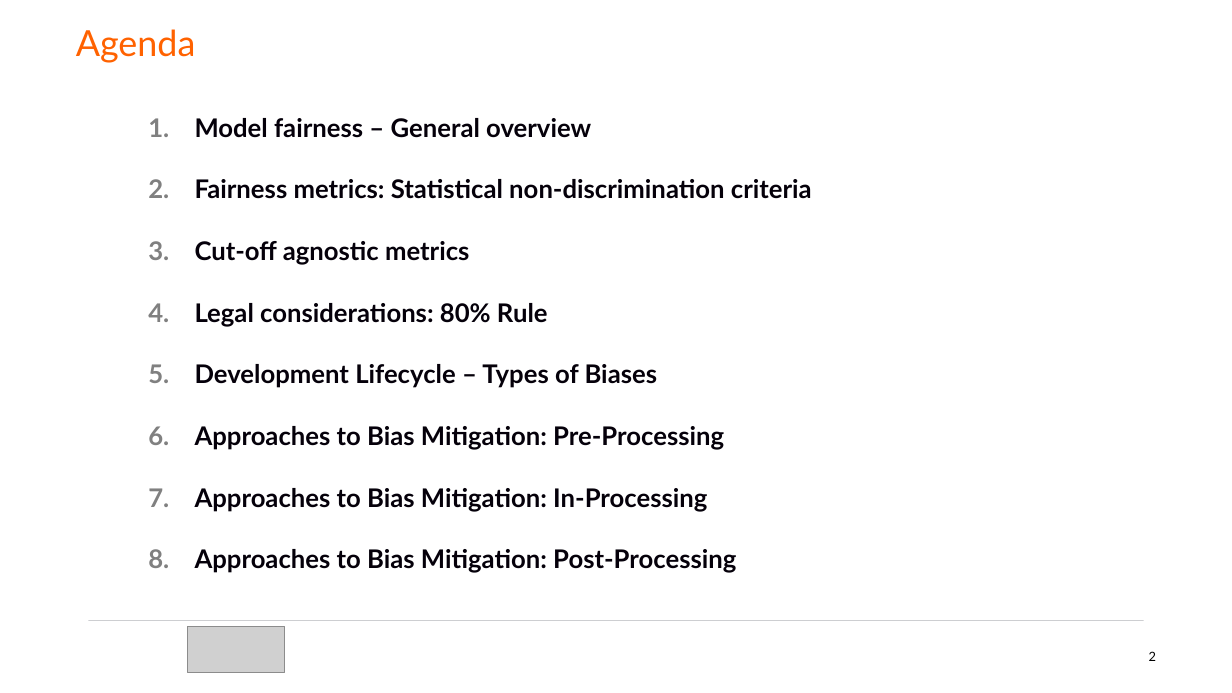
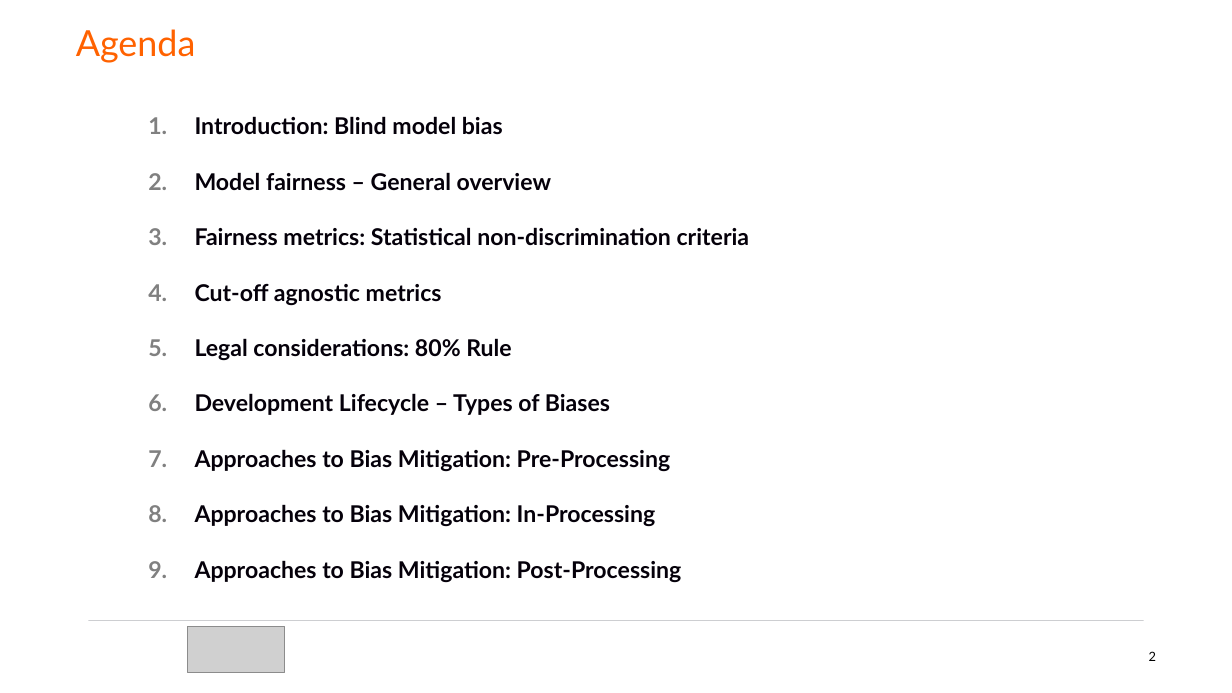
Before and after one commit to josecaloca/validation-of-fair-classifiers, a slide deck: slide 2 of presentation/methods_to_validate_fair_classifiers.pptx. Drawn at 1232x693 pixels with LibreOffice and Linux fonts; fonts in the diff are those of the drawing; grey boxes stand for pictures. Boxes give left, top, right and bottom in pixels: in the first picture for what was removed or moved away, otherwise in the second. Text is boxed around its words. In the diff, an @@ line names an element or a change of style, - is before the commit and + after.

```diff
--- a/presentation/methods_to_validate_fair_classifiers.pptx
+++ b/presentation/methods_to_validate_fair_classifiers.pptx
@@ text at (x1=195, y1=116, x2=503, y2=135): paragraph added @@
+                1. Introduction: Blind model bias
@@ text at (x1=195, y1=172, x2=750, y2=582): size 20 to 18 pt @@
```
Also in this commit, not shown: 11 other slides changed, 2 slides added.
